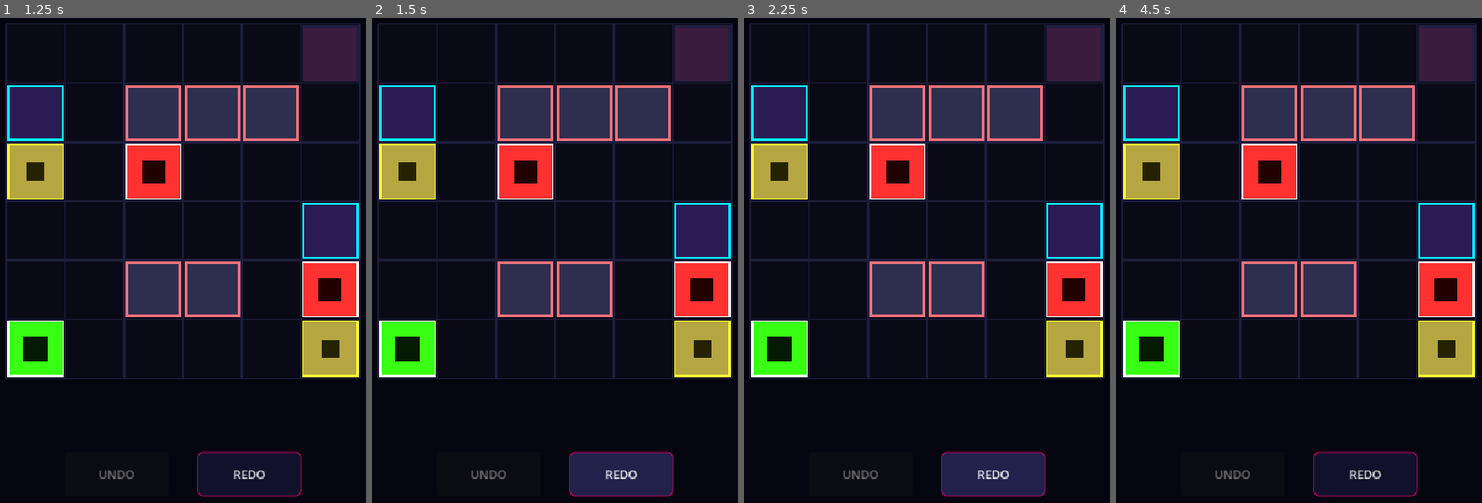
Above: before the commit, frames 1-4 (left to right).
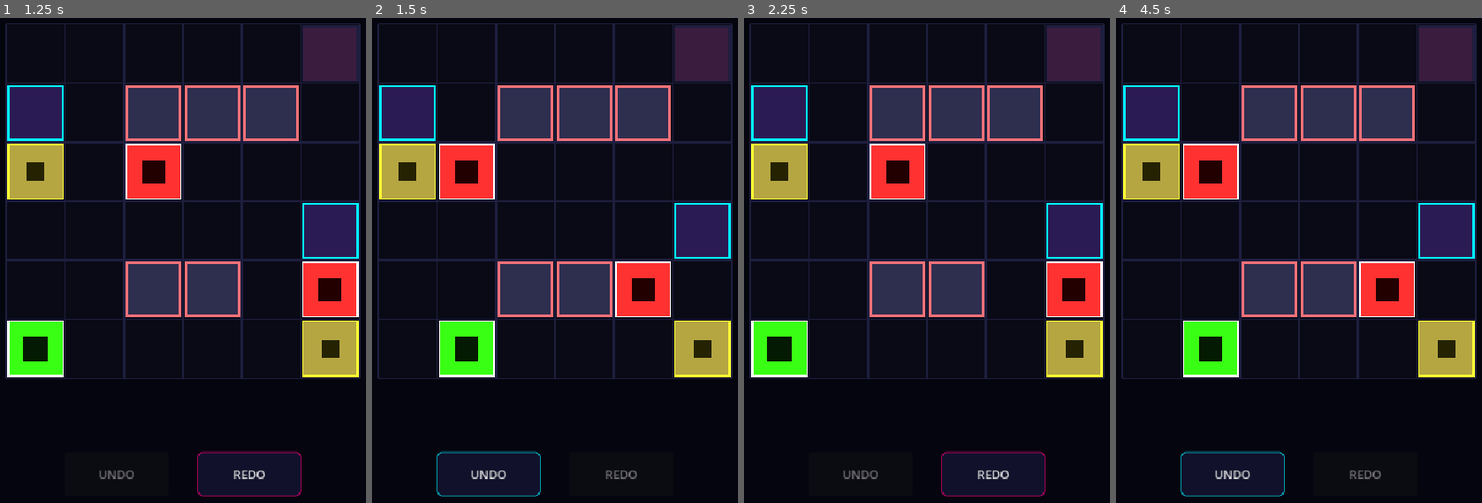
Above: after the commit, the same moments.

Repository: Kartikesh07/grid-walker
Game: Godot game, scene res://main.tscn
The game is run twice, just before and just after one commit, with the same random seed, the same clock (stepped at 60 frames per second) and the same inputs.
Inputs (mouse positions are in pixels of both pictures, inside the frame that each line leads up to):
- Up to frame 1 (1.25 s): tap Enter at 0.5 s; move the mouse to (270, 163) at 0.52 s; hold Right (ui_right) from 0.53 s (still down); tap Z at 0.6 s; click (270, 163) at 0.67 s
- Up to frame 2 (1.5 s): release Right (ui_right) at 1.25 s; click "REDO" at 1.25 s
- Up to frame 3 (2.25 s): click "REDO" (after the commit: "UNDO") at 2 s
- Up to frame 4 (4.5 s): tap Space at 2.75, 4.25 s; drag from (1218, 236) to (1280, 342) at 2.77 s; tap Enter at 3.5 s; move the mouse to (1339, 47) at 3.52 s; hold Right (ui_right) 3.53-4.25 s; tap Z at 3.6 s; drag from (1280, 342) to (1178, 95) at 4.27 s

Frame 1 is identical in both runs. In frame 2, 15% of the frame differs, in the area x 1-99%, y 25-99%; in frame 3, 2.3%; in frame 4, 15%.

Commit message:
fix: connect HUD redo_requested signal in GameManager

Diff:
--- a/src/game_manager.gd
+++ b/src/game_manager.gd
@@ -32,6 +32,7 @@
 	# Connect HUD action requests
 	hud.restart_requested.connect(_on_hud_restart)
 	hud.undo_requested.connect(_on_hud_undo)
+	hud.redo_requested.connect(_on_hud_redo)
 
 	# Initialize HUD button states
 	_update_hud_states()
@@ -104,6 +105,9 @@
 func _on_hud_undo() -> void:
 	_on_undo_requested()
 
+func _on_hud_redo() -> void:
+	_on_redo_requested()
+
 func _restart_level() -> void:
 	# Reset history and reload level model and view layouts
 	history.clear()
